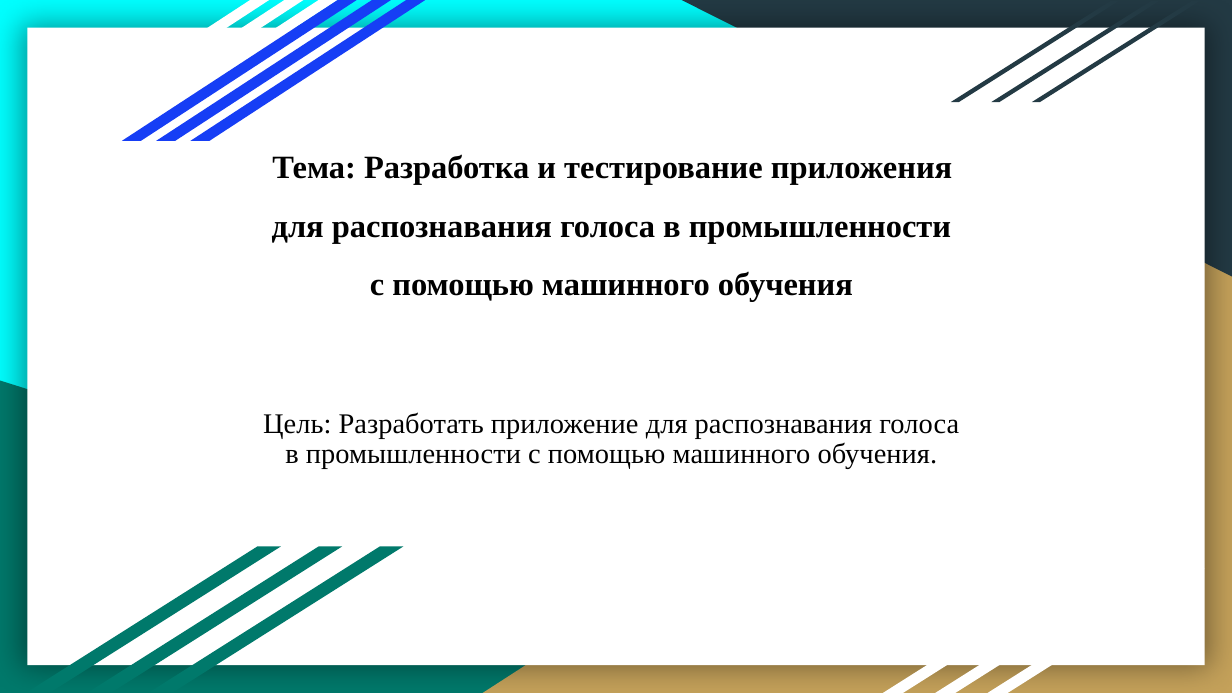
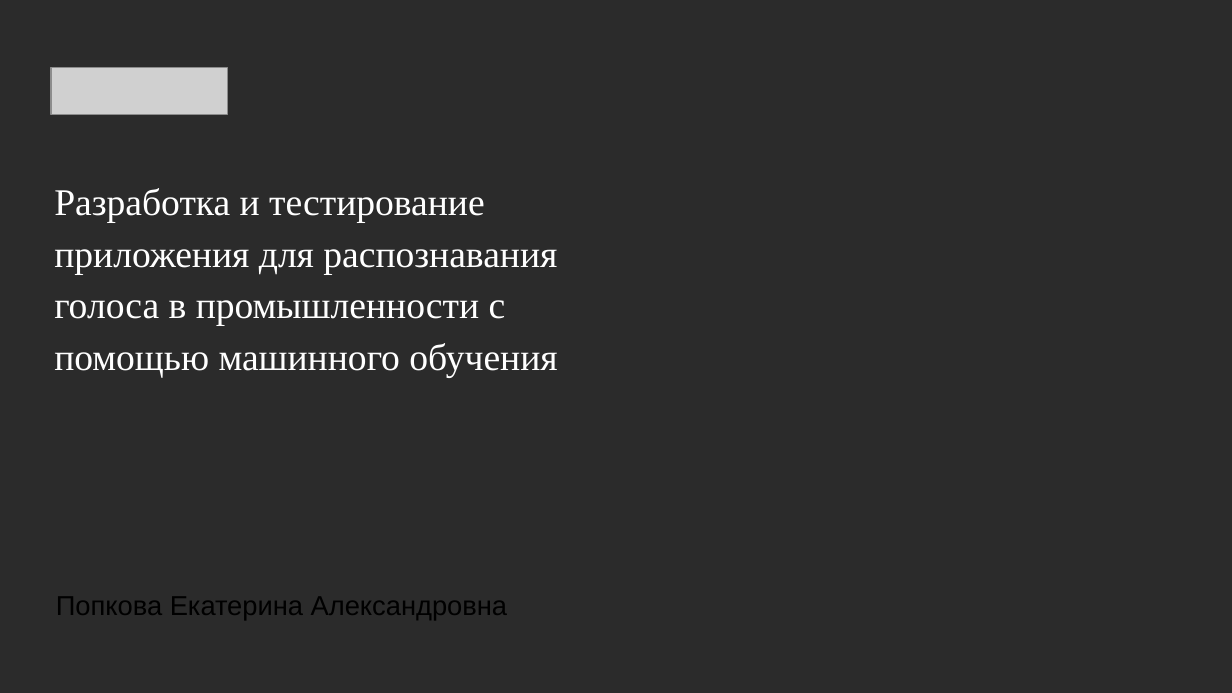
Before and after one commit to SEACatherine/Project, a slide deck: slide 1 of Project.pptx. Drawn at 1232x693 pixels with LibreOffice and Linux fonts; fonts in the diff are those of the drawing; grey boxes stand for pictures; background and template pictures are left out; a plain dark background stands for a picture behind light text. Boxes give left, top, right and bottom in pixels: in the first picture for what was removed or moved away, otherwise in the second. Text is boxed around its words. In the diff, an @@ line names an element or a change of style, - is before the commit and + after.

Commit message:
3 commit

```diff
--- a/Project.pptx
+++ b/Project.pptx
@@ background #00FFFF to picture (left out) @@
@@ rectangle removed at [27,28,1205,665] @@
@@ parallelogram removed at [34,0,269,140] @@
@@ parallelogram removed at [69,0,303,140] @@
@@ parallelogram removed at [103,0,338,140] @@
@@ parallelogram removed at [122,0,356,140] @@
@@ parallelogram removed at [156,0,391,140] @@
@@ parallelogram removed at [191,0,425,140] @@
@@ right triangle removed at [681,0,1232,276] @@
@@ parallelogram removed at [951,1,1120,102] @@
@@ parallelogram removed at [992,1,1161,102] @@
@@ parallelogram removed at [1032,1,1201,102] @@
@@ picture added at [51,68,227,115] @@
@@ text "Разработка и тестирование приложения для ..." at [54,188,557,378]: vertical alignment middle to top @@
@@ text at [54,188,557,378]: text changed; size 18.9 to 22 pt; text colour #000000 to #FFFFFF; bold off @@
-Тема: Разработка и тестирование приложения для распознавания голоса в промышленности с помощью машинного обучения
+Разработка и тестирование приложения для распознавания голоса в промышленности с помощью машинного обучения
@@ right triangle removed at [483,209,1232,693] @@
@@ right triangle removed at [0,381,993,693] @@
@@ subtitle removed at [263,412,959,468] @@
-Цель: Разработать приложение для распознавания голоса в промышленности с помощью машинного обучения.
@@ parallelogram removed at [27,547,281,692] @@
@@ parallelogram removed at [87,547,341,692] @@
@@ parallelogram removed at [149,547,403,692] @@
@@ parallelogram removed at [883,568,1100,692] @@
@@ parallelogram removed at [935,568,1152,692] @@
@@ parallelogram removed at [988,568,1205,692] @@
@@ text added at [56,597,507,620], 16 pt, text #000000 @@
+Попкова Екатерина Александровна
```
Also in this commit, not shown: 1 other slide changed, 2 slides added.
